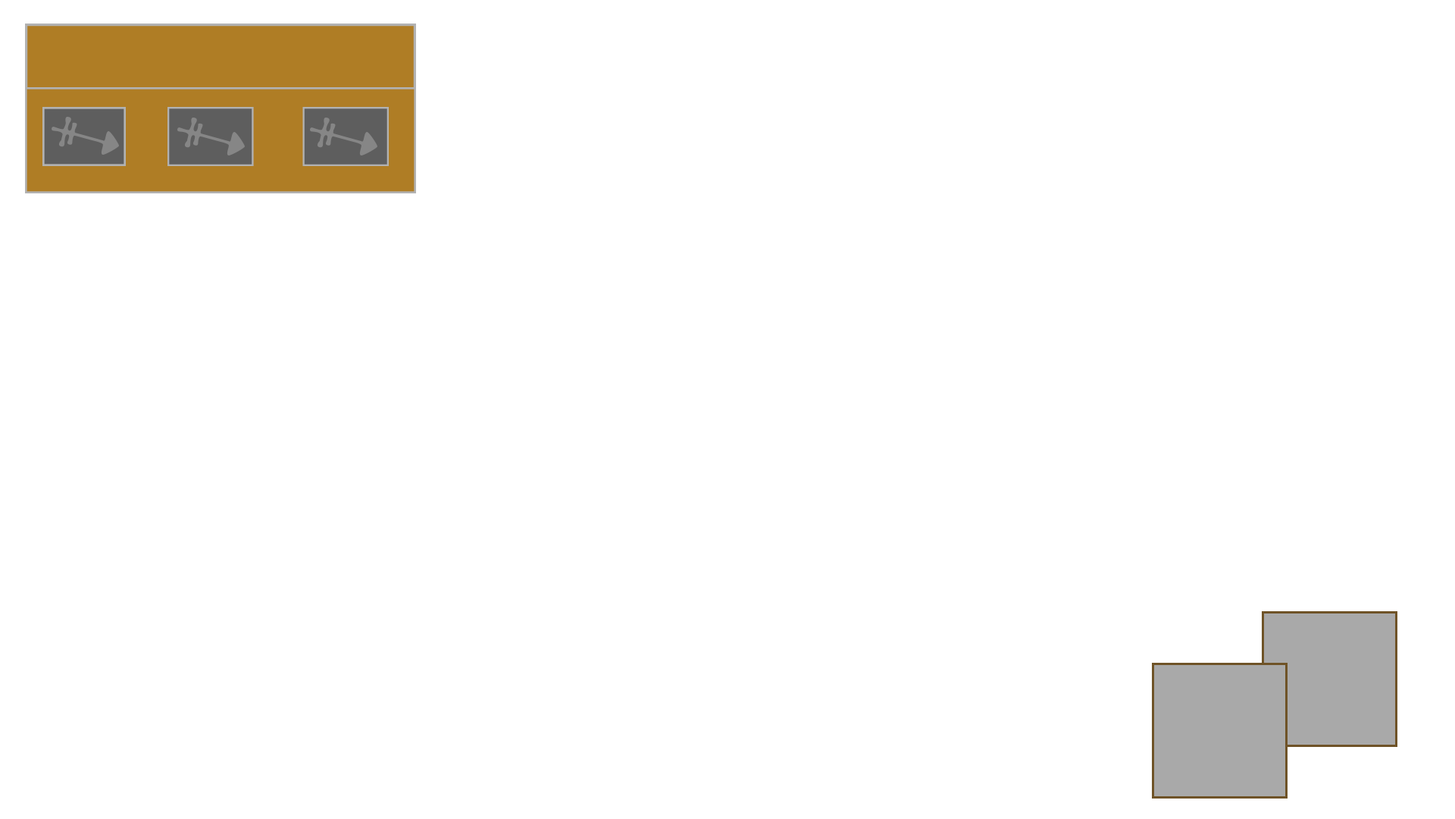
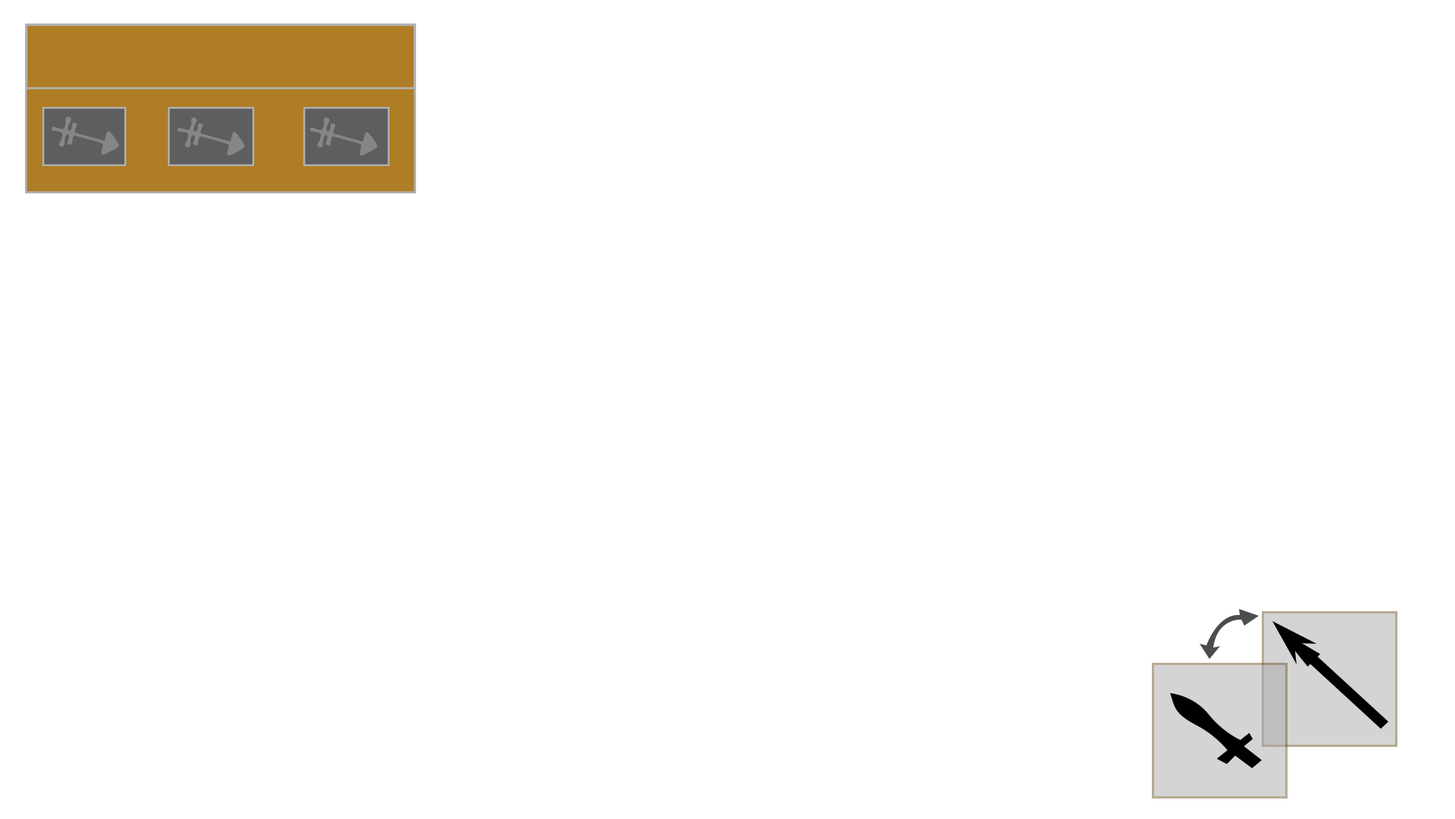
Layers edited between the first and the second w=1455, h=819 image:
added layer "Lanza" above "Espada" over <box>1272,620,1389,729</box>
added layer "Espada" above "Forma 2" over <box>1170,692,1263,768</box>
added layer "Forma 2" (70%) above "Cuadrado Arma Equipado" over <box>1199,608,1260,659</box>
renamed "Rectángulo 5" to "Cuadrado Arma Equipado", opacity 100% → 50% over <box>1152,662,1288,799</box>
renamed "Rectángulo 6" to "Cuadrado Arma no Equipada", opacity 100% → 50% over <box>1262,610,1398,747</box>
painted on "Rectángulo 4" over <box>43,106,390,166</box>
removed layer "Rectángulo 3" over <box>43,108,126,165</box>
